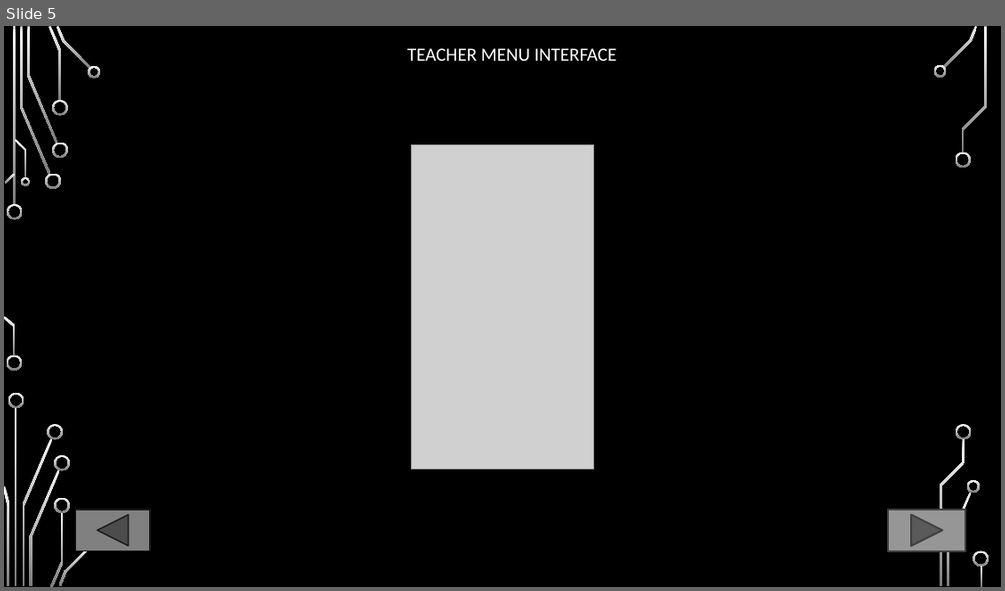
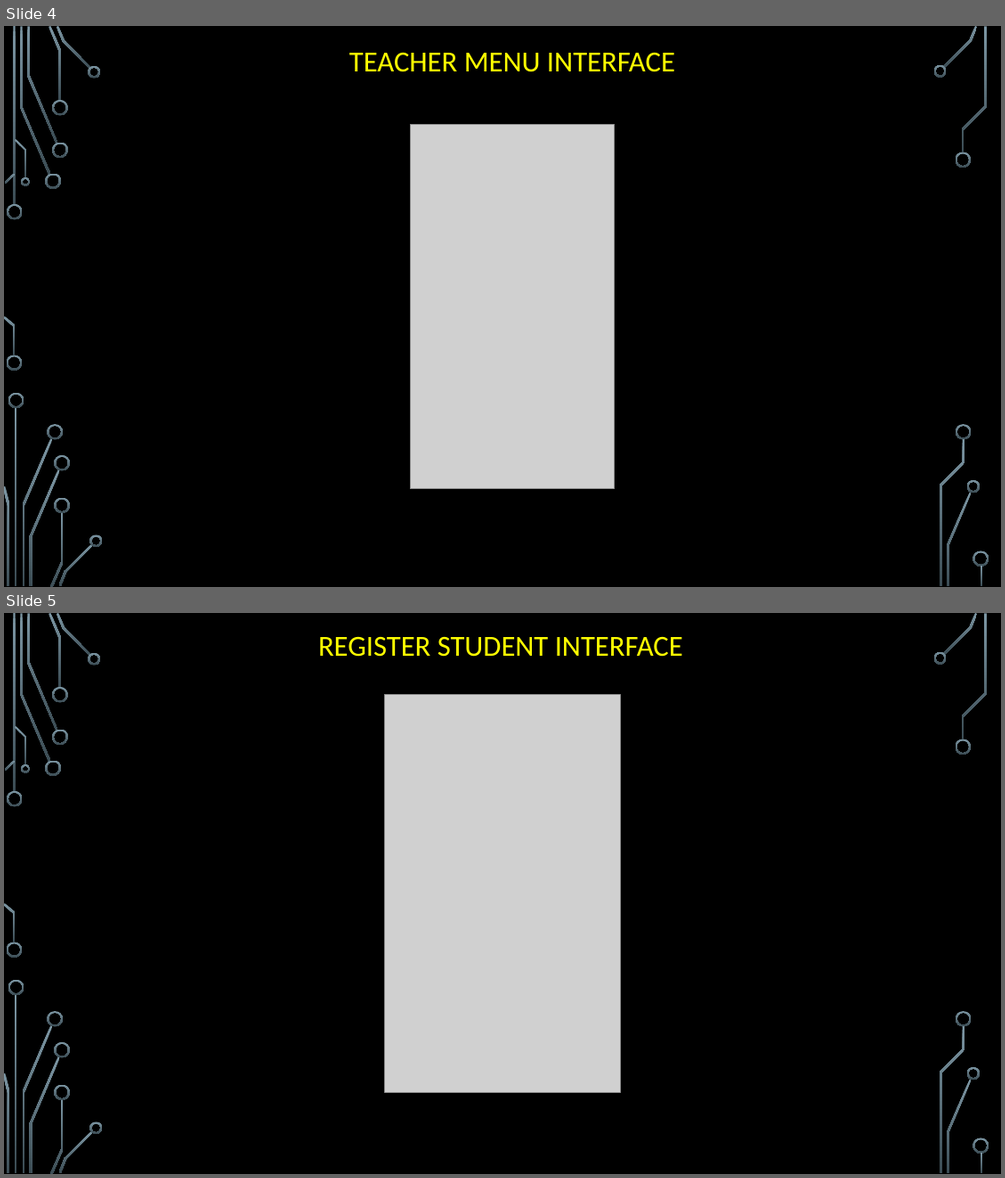
Before and after one commit to FarissAdnann/FYPGROUP2, a slide deck: Interface/INTERFACE.pptx. Shown one above the other, each under a label of ours: slide 5 before the commit, slides 4 and 5 after it. The pictures are 1005x591 and 1005x1178 pixels, drawn with LibreOffice and Linux fonts; fonts in the diff are those of the drawing; grey boxes stand for pictures; background and template pictures are left out. Boxes give left, top, right and bottom in pixels: in the first picture for what was removed or moved away, otherwise in the second. Text is boxed around its words. In the diff, an @@ line names an element or a change of style, - is before the commit and + after.

```diff
--- a/Interface/INTERFACE.pptx
+++ b/Interface/INTERFACE.pptx
@@ slide 5 added at box(4, 613, 1001, 1174), background picture (left out); not listed: 36 template elements that a slide beside it also shows @@
@@ text added at box(318, 636, 683, 657), 28 pt, text #FFFF00 @@
+REGISTER STUDENT INTERFACE
@@ picture added at box(385, 695, 620, 1093) @@
@@ what was slide 5 is now slide 4 @@
@@ slide 4 changed as well @@
@@ fill gradient #F8F8F8 to #7C7C7C to gradient #7C96A3 to #3B4C54 in 36 elements at box(7, 204, 23, 220), box(7, 355, 22, 370), box(20, 27, 50, 175), box(45, 174, 61, 189), box(27, 27, 57, 143), box(48, 26, 62, 101), box(52, 142, 67, 158), box(52, 100, 67, 116), box(57, 26, 90, 70), box(88, 66, 101, 78), box(5, 174, 16, 184), box(4, 316, 16, 356), box(15, 139, 26, 178), box(20, 177, 30, 186), box(16, 408, 17, 586), box(22, 438, 52, 585), box(8, 393, 24, 408), box(4, 486, 9, 585), box(48, 424, 63, 440), box(30, 469, 60, 586), box(50, 512, 63, 587), box(54, 455, 70, 471), box(54, 497, 70, 513), box(58, 543, 93, 586), box(90, 534, 103, 547), box(943, 26, 978, 68), box(933, 65, 947, 78), box(955, 151, 971, 168), box(947, 491, 971, 586), box(967, 480, 979, 492), box(962, 27, 987, 153), box(956, 424, 971, 440), box(939, 439, 965, 586), box(973, 551, 989, 566), box(980, 565, 983, 586), box(13, 27, 16, 206) @@
@@ text "TEACHER MENU INTERFACE" at box(349, 52, 675, 72): size 18 to 28 pt, text colour #FFFFFF to #FFFF00 @@
@@ picture: place and size @@
-picture at box(411, 144, 594, 468)
+picture at box(410, 124, 615, 489)
@@ action button back previous removed at box(76, 509, 150, 551) @@
@@ action button forward next removed at box(889, 509, 966, 551) @@
```
Also in this commit, not shown: 11 other slides changed, 1 slide removed, 6 other files.
